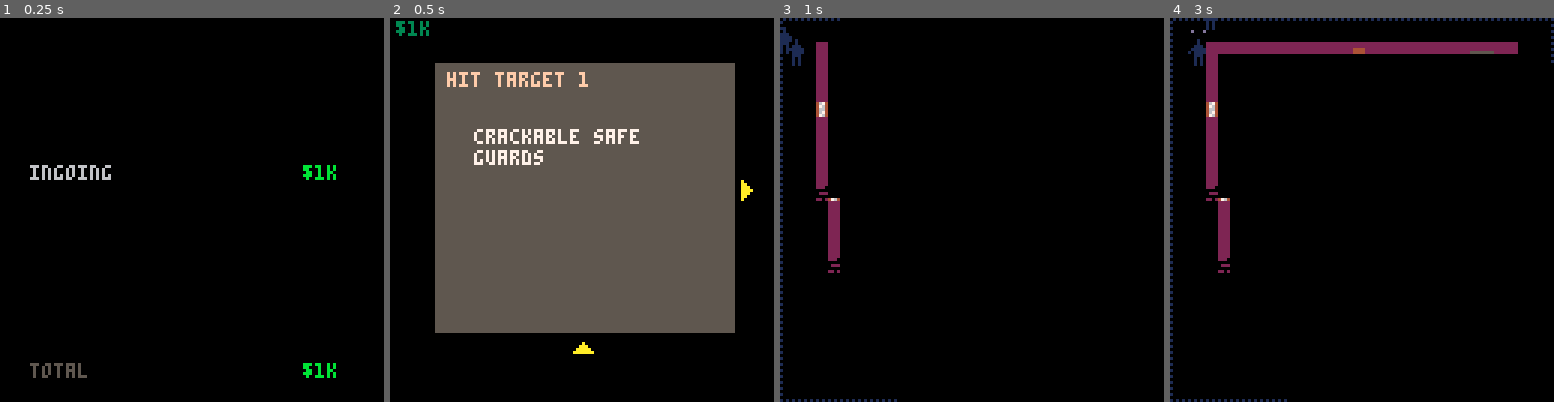
Above: before the commit, frames 1-4 (left to right).
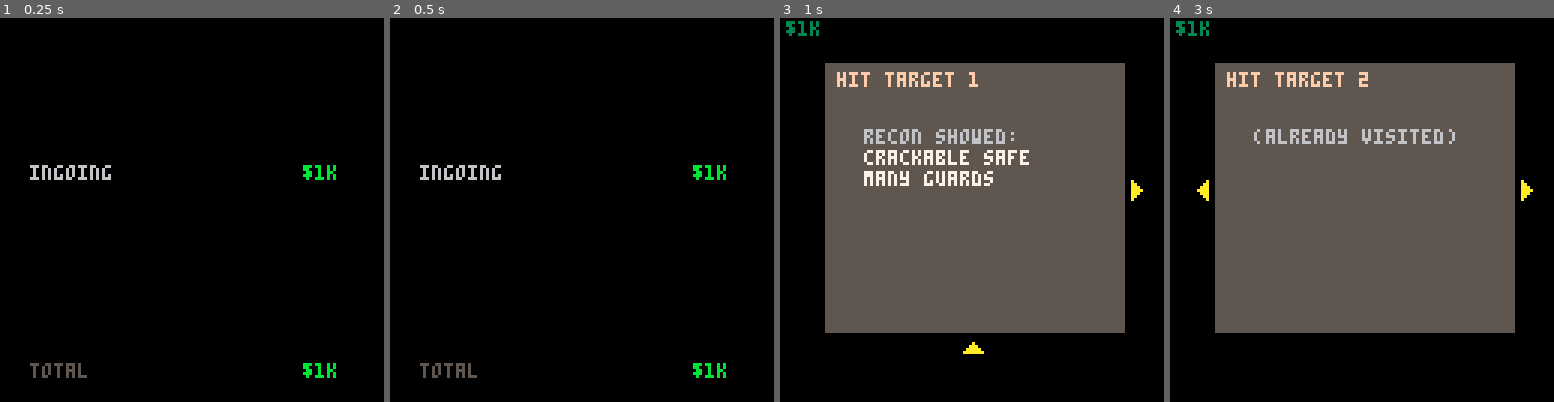
Above: after the commit, the same moments.

Repository: ironchestgames/pico-8-carts
Game: PICO-8 cartridge stealth.p8
Two runs of this game, one before a commit and one after it. Both use one fixed random seed, a clock stepped at 60 frames per second and the inputs below.
Inputs:
- Up to frame 1 (0.25 s): no input
- Up to frame 2 (0.5 s): tap X (X key) at 0.33 s
- Up to frame 3 (1 s): tap O (Z key) at 0.7 s
- Up to frame 4 (3 s): tap X (X key) at 1.07, 1.85, 2.97 s; hold Right 1.6-2.1 s; tap O (Z key) every 0.4 s from 1.7 to 2.9 s; hold Up 2.15-2.42 s; hold Right from 2.47 s (still down)

Frame 1 is identical in both runs. In frame 2, 56% of the frame differs, in the area x 1-95%, y 0-94%; in frame 3, 57%; in frame 4, 60%, in the area x 0-100%, y 0-100%.

Commit message:
stealth - add saving state to cartdata

Diff:
--- a/stealth.p8
+++ b/stealth.p8
@@ -56,11 +56,10 @@
 
 --]]
 
+cartdata'ironchestgames_sneakystealy_v1_dev1'
+
 devfog=false
 devvalues=false
-
-menuitem(1, 'devfog', function() devfog=not devfog end)
-menuitem(2, 'devvalues', function() devvalues=not devvalues end)
 
 
 printh('debug started','debug',true)
@@ -153,26 +152,53 @@
 local alertlvls=s2t'24;8;' -- note: only tick time
 local policet=0
 
+local players
 local escapedplayers={}
 local playerinventory={}
 
-
-local players={
- {},
- {},
-}
-
 local guards
 
-local cash=1
-local maxseli=6
 local seli=1
-local visited={}
 local ispoweron
 local mapthings
 
+local seed=dget(61)
+while seed == 0 do
+ seed=rnd()
+ dset(62,1) -- 62 is cash
+ dset(63,6)
+ debug('new seed',seed)
+end
+dset(61,seed)
+
 local initpolice
 local initstatus
+
+-- init light
+for _i=0,arslen do
+ light[_i]=0
+end
+
+
+menuitem(1, 'rat on eachother', function()
+ for _p in all(escapedplayers) do
+  add(players,del(escapedplayers,_p))
+ end
+ initpolice(function()
+  -- reset game
+  for _i=0,63 do
+   dset(_i,0)
+  end
+  dset(62,1)
+  dset(63,6)
+  seed=rnd()
+  seli=1
+  initstatus()
+ end)
+end)
+menuitem(2, 'devfog', function() devfog=not devfog end)
+menuitem(3, 'devvalues', function() devvalues=not devvalues end)
+
 
 
 -- helper funcs
@@ -248,21 +274,6 @@
  end
  add(msgs,{x=_p.x,y=_p.y-1,s=_m,t=40})
  _o.loot=nil
-end
-
-
-for _i=0,arslen do
- light[_i]=0
-end
-
-for _i=1,#players do
- local _p=players[_i]
- _p.i=_i-1
- _p.origi=_p.i
- _p.dir=1
- _p.state='standing'
- _p.workingstate='hacking'
- _p.loot={}
 end
 
 
@@ -823,9 +834,6 @@
 
 
 
-
-local seed=rnd()
-debug('seed',seed)
 
 function mapgen()
  floor,objs,guards,cameras,mapthings={},{},{},{},{}
@@ -1085,11 +1093,11 @@
    _o.shadow={[0]=true}
    _o.action={[2]=safe}
    _o.loot=shuffle({
-    {'useless stocks',rnd()*0.1},
-    {'cash',rnd()},
-    {'stocks',rnd()+rnd()},
-    {'classified documents',rnd()+rnd()+rnd()},
-    {'gold',(rnd()+rnd()+rnd())/3*5},
+    {'a little cash',rnd()*0.1},
+    {'some cash',rnd()},
+    {'good cash',rnd()+rnd()},
+    {'classified docs',rnd()+rnd()+rnd()},
+    {'gold bars',(rnd()+rnd()+rnd())/3*5},
     {'diamonds',(rnd()+rnd()+rnd())/3*14},
     })[1]
 
@@ -1134,11 +1142,11 @@
  end
 
  if #cameras > 1 then
-  add(mapthings, 'cameras')
+  add(mapthings, 'many cameras')
  end
 
  if #guards > 1 then
-  add(mapthings, 'guards')
+  add(mapthings, 'many guards')
  end
 
 end
@@ -1384,7 +1392,13 @@
      sfx(16)
     end
     if policet <= 0 then
-     initpolice()
+     initpolice(function()
+      if #players == 2 then
+       debug('game over')
+      else
+       debug('pay bail')
+      end
+     end)
     end
    end
    if #guards > 0 and t == 0 then
@@ -1916,7 +1930,7 @@
 
 
 
-initpolice=function()
+initpolice=function(_onpress)
  local _pt=8
  sfx(16,-2)
  sfx(17)
@@ -1928,6 +1942,10 @@
   _pt-=1
   if _pt < 0 then
    _pt=64
+  end
+
+  if btnp(4) then
+   _onpress()
   end
  end
 
@@ -1986,54 +2004,65 @@
  mapgen()
  local _reconcost
  _update=function()
+  local _cash=dget(62)
+  local _nextbuyi=dget(63)
   local _oldseli=seli
-  _reconcost=flr(maxseli*10)/100
+  _reconcost=flr(_nextbuyi*10)/100
   if btnp(1) then
    seli+=1
   elseif btnp(0) then
    seli-=1
   end
+  seli=min(seli,60)
   if seli != _oldseli then
-   seli=mid(1,seli,maxseli)
+   seli=mid(1,seli,_nextbuyi)
    srand(seed+seli)
    mapgen()
   end
-  if btnp(2) or btnp(4) or btnp(5) then
-   if seli == maxseli then
-    if cash >= _reconcost then
-     cash-=_reconcost
-     maxseli+=1
-    end
-   elseif not visited[seli] then
+  if btnp(2) or btnp(4) then
+   if seli == _nextbuyi then
+    if _cash >= _reconcost then
+     _cash-=_reconcost
+     dset(62,_cash)
+     dset(63,_nextbuyi+1)
+    end
+   elseif dget(seli) != 1 then
+    dset(seli,1)
     gameinit()
    end
   end
  end
 
  _draw=function()
+  local _cash=dget(62)
+  local _nextbuyi=dget(63)
   cls()
-  print('$'..cash..'k',2,1,3)
+  print('$'.._cash..'k',2,1,3)
   rectfill(15,15,114,104,5)
   if seli > 1 then
    spr(243,9,54)
   end
-  if seli < maxseli then
+  if seli < _nextbuyi then
    spr(242,117,54)
   end
 
   print('hit target '..seli,19,18,15)
-  if seli == maxseli then
+  if seli == _nextbuyi then
    local _col=8
-   if cash >= _reconcost then
+   if _cash >= _reconcost then
     _col=11
     spr(226,61,104)
    end
    print('buy info $'.._reconcost..'k',28,37,_col)
-  elseif visited[seli] then
+  elseif dget(seli) == 1 then
    print('(already visited)',28,37,6)
   else
+   print('recon showed:',28,37,6)
    for _i=1,#mapthings do
-    print(mapthings[_i],28,30+_i*7,7)
+    print(mapthings[_i],28,37+_i*7,7)
+   end
+   if #mapthings == 0 then
+    print('(not much)',28,44,7)
    end
    spr(226,61,104)
   end
@@ -2048,17 +2077,19 @@
 
 
 initstatus=function()
+ sfx(16,-2)
  poke(0x5f5c,-1)
- local _rows={{'ingoing',cash}}
+ local _rows={{'ingoing',dget(62)}}
  for _p in all(escapedplayers) do
   for _l in all(_p.loot) do
    add(_rows,_l)
   end
  end
- cash=0
+ local _cash=0
  for _r in all(_rows) do
-  cash+=_r[2]
- end
+  _cash+=_r[2]
+ end
+ dset(62,_cash)
 
  for _p in all(escapedplayers) do
   _p.i=_p.origi
@@ -2066,11 +2097,28 @@
   players[_p.origi+1]=_p
  end
 
+
+
+-- init players
+players={{},{}}
+for _i=1,2 do
+ players[_i]={
+  i=_i-1,
+  x=10+6*(_i-1),
+  y=8,
+  origi=_i-1,
+  dir=1,
+  state='standing',
+  workingstate='hacking',
+  loot={},
+ }
+end
+
  escapedplayers={}
  playerinventory={}
 
  _update=function()
-  if btnp(4) or btnp(5) then
+  if btnp(4) then
    initmapselect()
   end
  end
@@ -2093,7 +2141,7 @@
 
   print('total',10,115,5)
 
-  local _s='$'..cash..'k'
+  local _s='$'.._cash..'k'
   print(_s,113-#_s*4,115,11)
  end
 end
